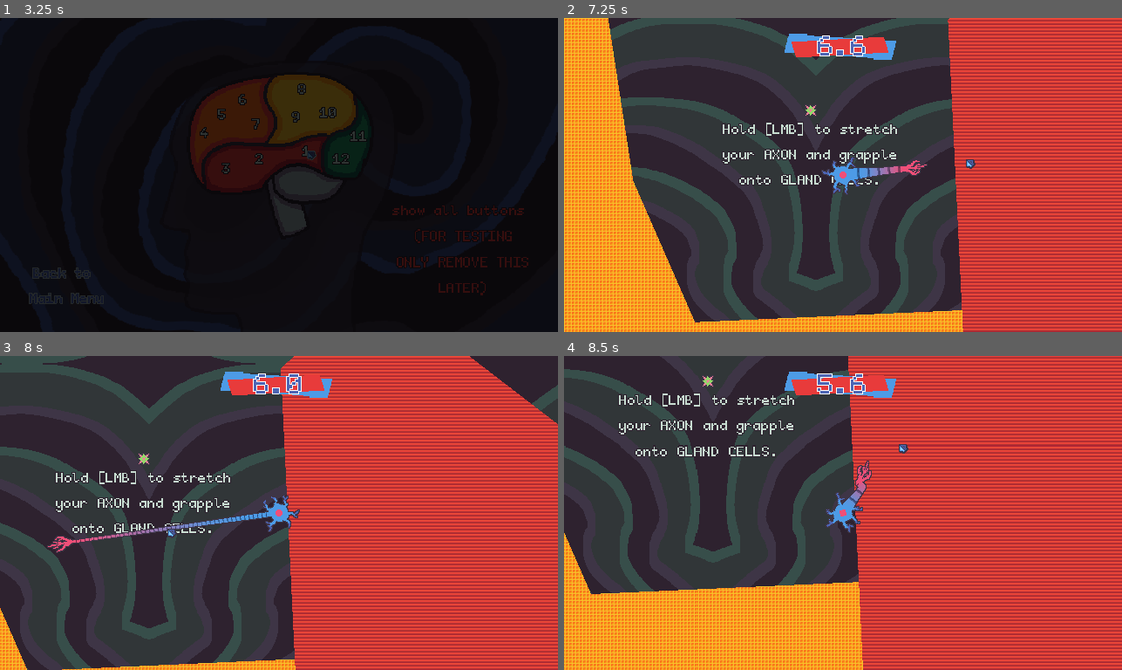
Above: before the commit, frames 1-4 (two rows, left to right).
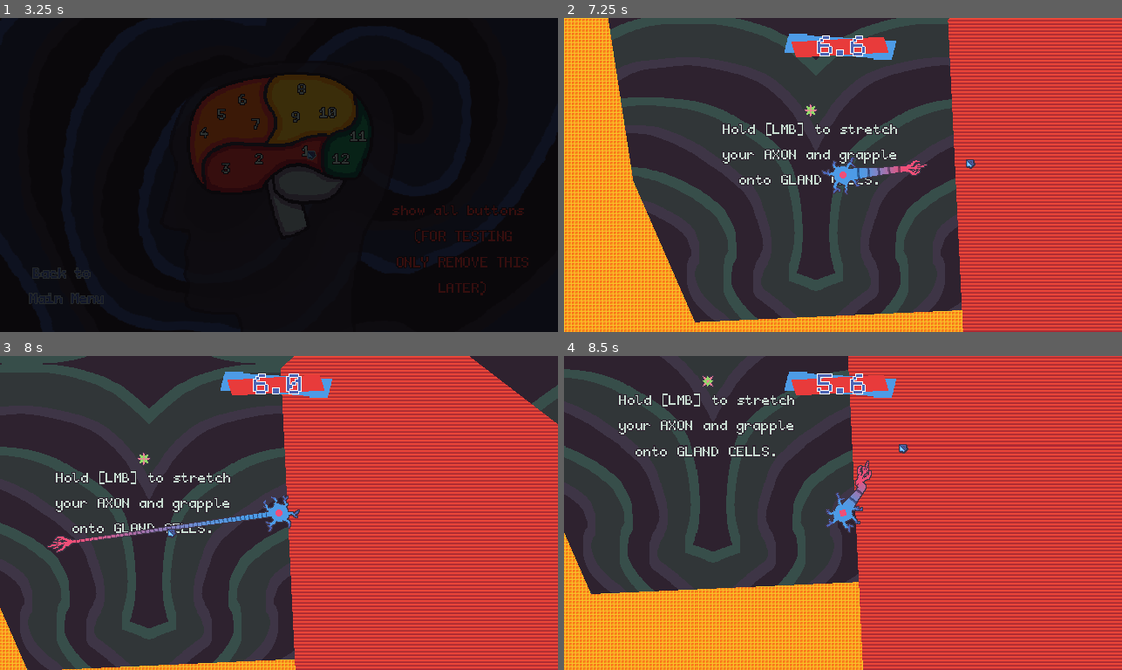
Above: after the commit, the same moments.

Repository: bnhrl/MomentumIsEverythingCountDown
Game: Godot game, scene res://Game/MainMenu/main_menu.tscn
Same seed, same stepped clock (60 frames per second), same inputs: the game is played once before the commit and once after it.
Inputs (mouse positions are in pixels of both pictures, inside the frame that each line leads up to):
- Up to frame 1 (3.25 s): move the mouse to (267, 225) at 0.52 s; hold D (right) 0.53-1.28 s; click (267, 225) at 0.6 s; move the mouse to (66, 284) at 1.27 s; hold S (down) 1.28-2.03 s; click (66, 284) at 1.35 s; move the mouse to (463, 247) at 2.02 s; hold D (right) 2.03-2.78 s; click (463, 247) at 2.1 s; move the mouse to (306, 149) at 2.77 s; hold W (up) from 2.78 s (still down); click (306, 149) at 2.85 s
- Up to frame 2 (7.25 s): move the mouse to (1010, 222) at 3.52 s; release W (up) at 3.53 s; hold A (left) 3.53-5.03 s; click (1010, 222) at 3.6 s; move the mouse to (675, 127) at 4.27 s; click (675, 127) at 4.35 s; move the mouse to (870, 175) at 5.02 s; hold S (down) 5.03-5.78 s; click (870, 175) at 5.1 s; move the mouse to (759, 96) at 5.77 s; hold D (right) 5.78-6.53 s; click (759, 96) at 5.85 s; move the mouse to (965, 159) at 6.52 s; hold W (up) from 6.53 s (still down); click (965, 159) at 6.6 s
- Up to frame 3 (8 s): move the mouse to (167, 528) at 7.27 s; release W (up) at 7.28 s; hold D (right) from 7.28 s (still down); click (167, 528) at 7.35 s
- Up to frame 4 (8.5 s): move the mouse to (898, 443) at 8.02 s; release D (right) at 8.03 s; hold S (down) from 8.03 s (still down); click (898, 443) at 8.1 s

Frame 1 is identical in both runs. In frame 2, less than 0.1% of the frame differs, in the area x 43-46%, y 27-32%; in frame 3, less than 0.1%; in frame 4, nothing differs.

Commit message:
GrapplePoint is animated now, CountDown is disabled after completing the level

Diff:
--- a/Game/GrapplePoints/grapple_point.gd
+++ b/Game/GrapplePoints/grapple_point.gd
@@ -1,5 +1,9 @@
 class_name GrapplePoint extends Area2D
 
+
+func _ready() -> void:
+	$Sprite.frame = randi_range(0,1)
+	$Sprite.frame_progress = randf_range(0.0, 1.0)
 
 func _process(_delta: float) -> void:
 	_process_passing()
--- a/Game/GrapplePoints/grapple_point.tscn
+++ b/Game/GrapplePoints/grapple_point.tscn
@@ -9,12 +9,36 @@
 shader_parameter/on_canvas_group = false
 shader_parameter/outline_thickness = 1.0
 
+[sub_resource type="AtlasTexture" id="AtlasTexture_k4ofb"]
+atlas = ExtResource("2_o8gs3")
+region = Rect2(0, 0, 16, 16)
+
+[sub_resource type="AtlasTexture" id="AtlasTexture_yrik5"]
+atlas = ExtResource("2_o8gs3")
+region = Rect2(16, 0, 16, 16)
+
+[sub_resource type="SpriteFrames" id="SpriteFrames_c6smh"]
+animations = [{
+"frames": [{
+"duration": 1.0,
+"texture": SubResource("AtlasTexture_k4ofb")
+}, {
+"duration": 1.0,
+"texture": SubResource("AtlasTexture_yrik5")
+}],
+"loop": 1,
+"name": &"default",
+"speed": 3.0
+}]
+
 [node name="GrapplePoint0" type="Area2D" unique_id=907286068]
 script = ExtResource("1_3tkon")
 
-[node name="Sprite" type="Sprite2D" parent="." unique_id=364388009]
+[node name="Sprite" type="AnimatedSprite2D" parent="." unique_id=327535967]
 material = SubResource("ShaderMaterial_yrik5")
-texture = ExtResource("2_o8gs3")
+sprite_frames = SubResource("SpriteFrames_c6smh")
+autoplay = "default"
+frame_progress = 0.08608861
 
 [node name="Collision" type="CollisionPolygon2D" parent="." unique_id=1981361459]
 polygon = PackedVector2Array(0, -8, -8, 0, 0, 8, 8, 0)
--- a/Game/Levels/_Base/level.gd
+++ b/Game/Levels/_Base/level.gd
@@ -99,6 +99,7 @@
 	tween.tween_property(complete_label, "offset_transform_scale:x", 1.0, 0.25).from(0.0)
 	tween.parallel().tween_property(complete_label, "offset_transform_scale:y", 1.0, 0.333).from(0.0)
 	PlayerManager.player.level_completed()
+	$CountDownTimer.process_mode = Node.PROCESS_MODE_DISABLED
 
 	await Delays.wait(0.5)
 	var lvl := name.replacen("Level","")
Binary file changed: Game/GrapplePoints/grapple_point.png
